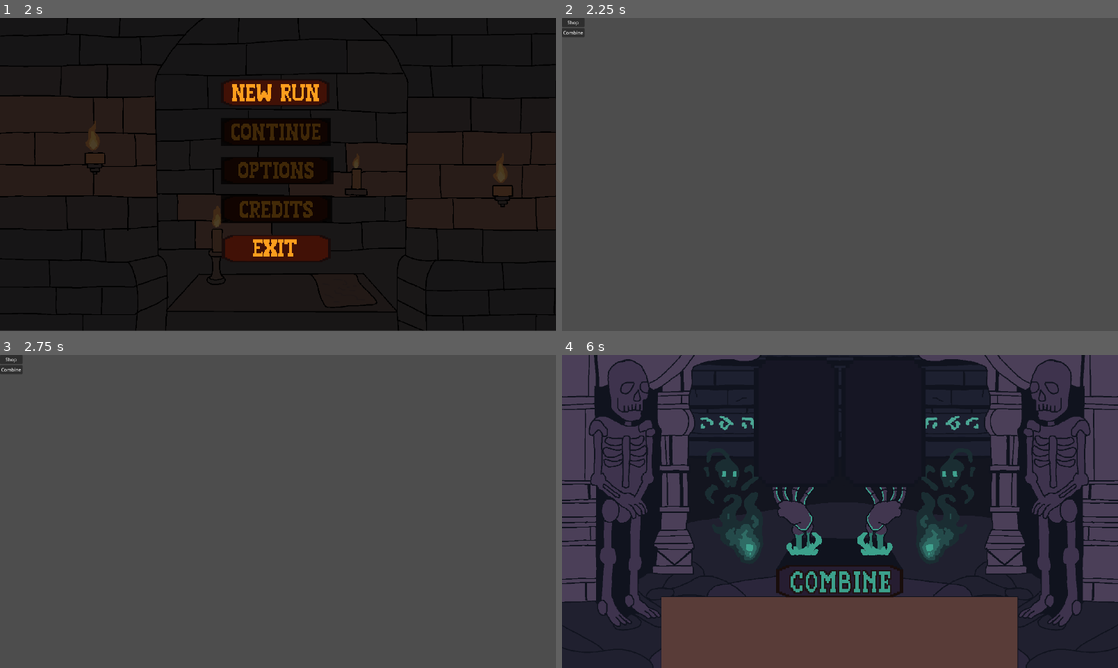
Above: before the commit, frames 1-4 (two rows, left to right).
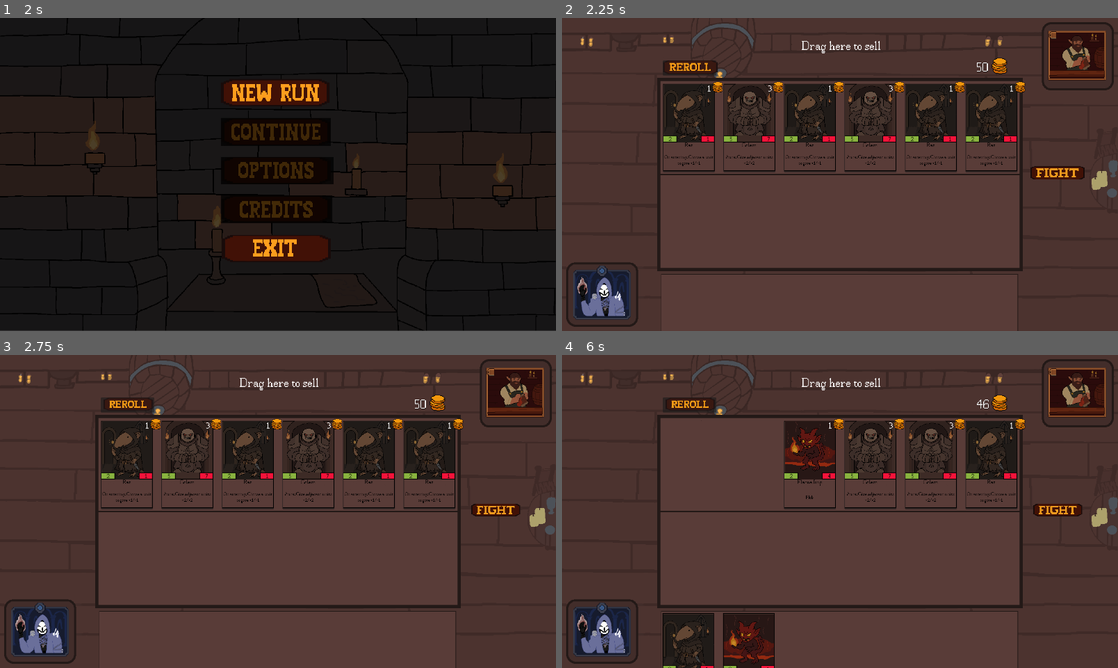
Above: after the commit, the same moments.

Repository: NotEuanB/IMY300
Game: Godot game, scene res://scenes/main_menu/main_menu.tscn
Same seed, same stepped clock (60 frames per second), same inputs: the game is played once before the commit and once after it.
Inputs (mouse positions are in pixels of both pictures, inside the frame that each line leads up to; where the layout moved, square brackets give the same spot in the first picture):
- Up to frame 1 (2 s): click (278, 93) at 0.5 s; click (278, 93) at 1.25 s
- Up to frame 2 (2.25 s): click (840, 130) at 2 s
- Up to frame 3 (2.75 s): no input
- Up to frame 4 (6 s): click (573, 358) at 2.75 s, where only the run before the commit has a clickable "Shop"; click (689, 405) at 3.52 s; click (573, 370) at 4.25 s, where only the run before the commit has a clickable "Combine"; click (689, 464) [840, 580] at 5 s; click (751, 464) at 5.77 s

Frame 1 is identical in both runs. In frame 2, 62% of the frame differs, in the area x 0-100%, y 0-100%; in frame 3, 62%; in frame 4, 84%.

Commit message:
Revert "Merge branch 'Nolz' of https://github.com/NotEuanB/IMY300 into Nolz"
This reverts commit 594b88d670f5a06c1b5dc3d32a2ca81c4a426289, reversing
changes made to bb3d3da0c2a29fb44340eb7a94016f71ef3b0f76.

Diff:
--- a/IMY300 Main Game/new-game-project/Scenes/Board/board.gd
+++ b/IMY300 Main Game/new-game-project/Scenes/Board/board.gd
@@ -7,11 +7,10 @@
 @onready var unit_spawner: UnitSpawner = $UnitSpawner
 @onready var sell_portal: SellPortal = $SellPortal
 @onready var tooltip: TooltipClass = $Tooltip  # Ensure TooltipClass node exists
-@onready var shop_container: ShopContainer = $ShopUI/ShopContainer
+@onready var shop_container: ShopContainer = $ShopContainer
 @onready var board_area: PlayArea = $PlayArea
 @onready var hand_area: PlayArea = $HandArea
 @onready var pause_menu = $PauseLayer/PauseMenu
-
 var paused = false
 
 var hovered_unit: Node = null  # To store the currently hovered unit
--- a/IMY300 Main Game/new-game-project/Scenes/Board/board.tscn
+++ b/IMY300 Main Game/new-game-project/Scenes/Board/board.tscn
@@ -1,6 +1,6 @@
-[gd_scene load_steps=28 format=3 uid="uid://soguh4yny0f0"]
-
-[ext_resource type="Script" uid="uid://bvvuks1qgil6" path="res://Scenes/Board/board.gd" id="1_ef5ss"]
+[gd_scene load_steps=29 format=3 uid="uid://soguh4yny0f0"]
+
+[ext_resource type="Script" uid="uid://bvvuks1qgil6" path="res://scenes/board/board.gd" id="1_ef5ss"]
 [ext_resource type="Texture2D" uid="uid://c6xr4umn1qegw" path="res://assets/board.png" id="2_brcfe"]
 [ext_resource type="Texture2D" uid="uid://bxvnsqfsenlnl" path="res://assets/Player_avatar.png" id="3_csi2d"]
 [ext_resource type="Script" uid="uid://ckiog3kedx0ga" path="res://components/play_area.gd" id="3_dkvsl"]
@@ -9,17 +9,18 @@
 [ext_resource type="Script" uid="uid://d3pjknjfj6ynk" path="res://components/unit_mover.gd" id="6_7ohde"]
 [ext_resource type="Script" uid="uid://cxcur3lg0d5d7" path="res://components/unit_spawner.gd" id="7_x1pfr"]
 [ext_resource type="AudioStream" uid="uid://c8msd2v5ehaox" path="res://assets/sfx/place_on_board.mp3" id="8_dqnt6"]
-[ext_resource type="PackedScene" uid="uid://lqm5228wqvl6" path="res://Scenes/sell_portal/sell_portal.tscn" id="8_qlllu"]
+[ext_resource type="PackedScene" uid="uid://lqm5228wqvl6" path="res://scenes/sell_portal/sell_portal.tscn" id="8_qlllu"]
 [ext_resource type="Resource" uid="uid://defp4jshbm1ep" path="res://data/player/player_stats.tres" id="9_me64r"]
-[ext_resource type="PackedScene" uid="uid://cnhx7egcrqt28" path="res://Scenes/Tooltip/tooltip.tscn" id="11_gti8d"]
-[ext_resource type="PackedScene" uid="uid://ehcpt7j0kkj3" path="res://Scenes/shop_container/shop_container.tscn" id="12_dkxek"]
+[ext_resource type="PackedScene" uid="uid://cnhx7egcrqt28" path="res://scenes/tooltip/tooltip.tscn" id="11_gti8d"]
+[ext_resource type="PackedScene" uid="uid://ehcpt7j0kkj3" path="res://scenes/shop_container/shop_container.tscn" id="12_dkxek"]
 [ext_resource type="Resource" uid="uid://bn1waem751oqp" path="res://data/unit_pool/unit_pool.tres" id="13_brcfe"]
-[ext_resource type="Script" uid="uid://b1l8sw114f6ua" path="res://Scenes/Board/fight_button.gd" id="15_xqaal"]
+[ext_resource type="Script" uid="uid://b1l8sw114f6ua" path="res://scenes/board/fight_button.gd" id="15_xqaal"]
 [ext_resource type="AudioStream" uid="uid://chk0wkaflbage" path="res://assets/sfx/tavern_ambience.mp3" id="16_dqnt6"]
 [ext_resource type="Texture2D" uid="uid://bwfymqvnuum0x" path="res://assets/button_spritesheet.png" id="16_xqaal"]
 [ext_resource type="AudioStream" uid="uid://ju6kya03qjrf" path="res://assets/sfx/button.mp3" id="17_63xfs"]
 [ext_resource type="FontFile" uid="uid://c5dxgygsn4b18" path="res://assets/font/calamity.otf" id="19_a1ark"]
 [ext_resource type="PackedScene" uid="uid://dquecal5snr3a" path="res://scenes/pause_menu/pause_menu.tscn" id="20_vq54c"]
+[ext_resource type="PackedScene" uid="uid://dh2dbq6xklqss" path="res://scenes/tutorial/tutorial_popup.tscn" id="21_jngt6"]
 
 [sub_resource type="AtlasTexture" id="AtlasTexture_dqnt6"]
 atlas = ExtResource("16_xqaal")
@@ -164,22 +165,13 @@
 unit_pool = ExtResource("13_brcfe")
 player_stats = ExtResource("9_me64r")
 
-[node name="ShopUI" type="CanvasLayer" parent="."]
-
-[node name="ShopContainer" parent="ShopUI" node_paths=PackedStringArray("unit_spawner") instance=ExtResource("12_dkxek")]
+[node name="ShopContainer" parent="." node_paths=PackedStringArray("unit_spawner") instance=ExtResource("12_dkxek")]
 offset_left = 348.0
 offset_top = 147.0
 offset_right = 1573.0
-offset_bottom = 528.0
+offset_bottom = 532.0
 theme_override_constants/separation = 28
-unit_spawner = NodePath("../../UnitSpawner")
-
-[node name="PauseMenu" parent="ShopUI" instance=ExtResource("20_vq54c")]
-visible = false
-offset_left = -34.0
-offset_top = -33.0
-offset_right = -34.0
-offset_bottom = -33.0
+unit_spawner = NodePath("../UnitSpawner")
 
 [node name="FightButton" type="TextureButton" parent="."]
 offset_left = 1615.0
--- a/IMY300 Main Game/new-game-project/Scenes/game_flow_manager/GameFlowManager.tscn
+++ /dev/null
@@ -1,32 +0,0 @@
-[gd_scene load_steps=2 format=3 uid="uid://ddfh5sjavcqlt"]
-
-[ext_resource type="Script" uid="uid://2uog3jvf77s" path="res://Scenes/game_flow_manager/game_flow_manager.gd" id="1_n4jq7"]
-
-[node name="GameFlowManager" type="Control"]
-layout_mode = 3
-anchors_preset = 15
-anchor_right = 1.0
-anchor_bottom = 1.0
-grow_horizontal = 2
-grow_vertical = 2
-script = ExtResource("1_n4jq7")
-
-[node name="VBoxContainer" type="VBoxContainer" parent="."]
-offset_right = 40.0
-offset_bottom = 40.0
-
-[node name="ShopButton" type="Button" parent="VBoxContainer"]
-layout_mode = 2
-text = "Shop"
-
-[node name="CombineButton" type="Button" parent="VBoxContainer"]
-layout_mode = 2
-text = "Combine"
-
-[node name="FightButton" type="Button" parent="VBoxContainer"]
-layout_mode = 2
-text = "Fight"
-
-[connection signal="pressed" from="VBoxContainer/ShopButton" to="." method="_on_ShopButton_pressed"]
-[connection signal="pressed" from="VBoxContainer/CombineButton" to="." method="_on_CombineButton_pressed"]
-[connection signal="pressed" from="VBoxContainer/FightButton" to="." method="_on_FightButton_pressed"]
--- a/IMY300 Main Game/new-game-project/Scenes/game_flow_manager/game_flow_manager.gd
+++ /dev/null
@@ -1,58 +0,0 @@
-extends Control
-
-enum GameStep { STEP_1, STEP_2, FIGHT }
-
-var current_step: GameStep = GameStep.STEP_1
-
-
-
-func _ready() -> void:
-	_update_ui()
-
-func _update_ui() -> void:
-	# Hide all buttons initially
-	$VBoxContainer/ShopButton.visible = false
-	$VBoxContainer/CombineButton.visible = false
-	$VBoxContainer/FightButton.visible = false
-
-	# Show buttons based on the current step
-	match current_step:
-		GameStep.STEP_1, GameStep.STEP_2:
-			$VBoxContainer/ShopButton.visible = true
-			$VBoxContainer/CombineButton.visible = true
-		GameStep.FIGHT:
-			$VBoxContainer/FightButton.visible = true
-
-func _on_ShopButton_pressed() -> void:
-	# Load the Shop scene
-	_load_scene("res://Scenes/Board/board.tscn")
-
-func _on_CombineButton_pressed() -> void:
-	# Load the Combine scene
-	_load_scene("res://Scenes/combine_board/combineboard.tscn")
-
-func _on_FightButton_pressed() -> void:
-	# Load the Fight scene
-	_load_scene("res://Scenes/forest_board/forestboard.tscn")
-
-func _load_scene(scene_path: String) -> void:
-	print("Attempting to load scene:", scene_path)
-	var scene = load(scene_path)
-	if scene == null:
-		print("Error: Scene not found or failed to load at path:", scene_path)
-		return
-	var instance = scene.instantiate()
-	if instance == null:
-		print("Error: Failed to instantiate scene:", scene_path)
-		return
-	get_tree().root.add_child(instance)
-	instance.connect("tree_exited", Callable(self, "_on_scene_exited"))
-
-func _on_scene_exited() -> void:
-	# Update the game step after the player exits a scene
-	match current_step:
-		GameStep.STEP_1:
-			current_step = GameStep.STEP_2
-		GameStep.STEP_2:
-			current_step = GameStep.FIGHT
-	_update_ui()
--- a/IMY300 Main Game/new-game-project/project.godot
+++ b/IMY300 Main Game/new-game-project/project.godot
@@ -16,7 +16,7 @@
 run/main_scene="uid://6c48rcspqsb8"
 config/features=PackedStringArray("4.4", "Forward Plus")
 run/max_fps=150
-config/icon="uid://b078f0syaxsv4"
+config/icon="uid://bxpny2v5xpali"
 
 [autoload]
 
--- a/IMY300 Main Game/new-game-project/scenes/main_menu/new_run_button.gd
+++ b/IMY300 Main Game/new-game-project/scenes/main_menu/new_run_button.gd
@@ -9,4 +9,4 @@
 func _on_pressed() -> void:
 	$"../CreditsButton/Button".play()
 	await get_tree().create_timer(1.5).timeout
-	get_tree().change_scene_to_file("res://Scenes/game_flow_manager/GameFlowManager.tscn")
+	get_tree().change_scene_to_file("res://scenes/board/board.tscn")
Not shown, removed: IMY300 Main Game/new-game-project/Scenes/game_flow_manager/game_flow_manager.gd.uid
Not shown, removed: IMY300 Main Game/new-game-project/assets/sfx/untitled.mp3.import
Not shown, changed: IMY300 Main Game/new-game-project/components/pause_menu.gd.uid
Not shown, changed: IMY300 Main Game/new-game-project-20250723T160631Z-1-001.zip
Not shown, removed: IMY300 Main Game/new-game-project/assets/sfx/untitled.mp3
